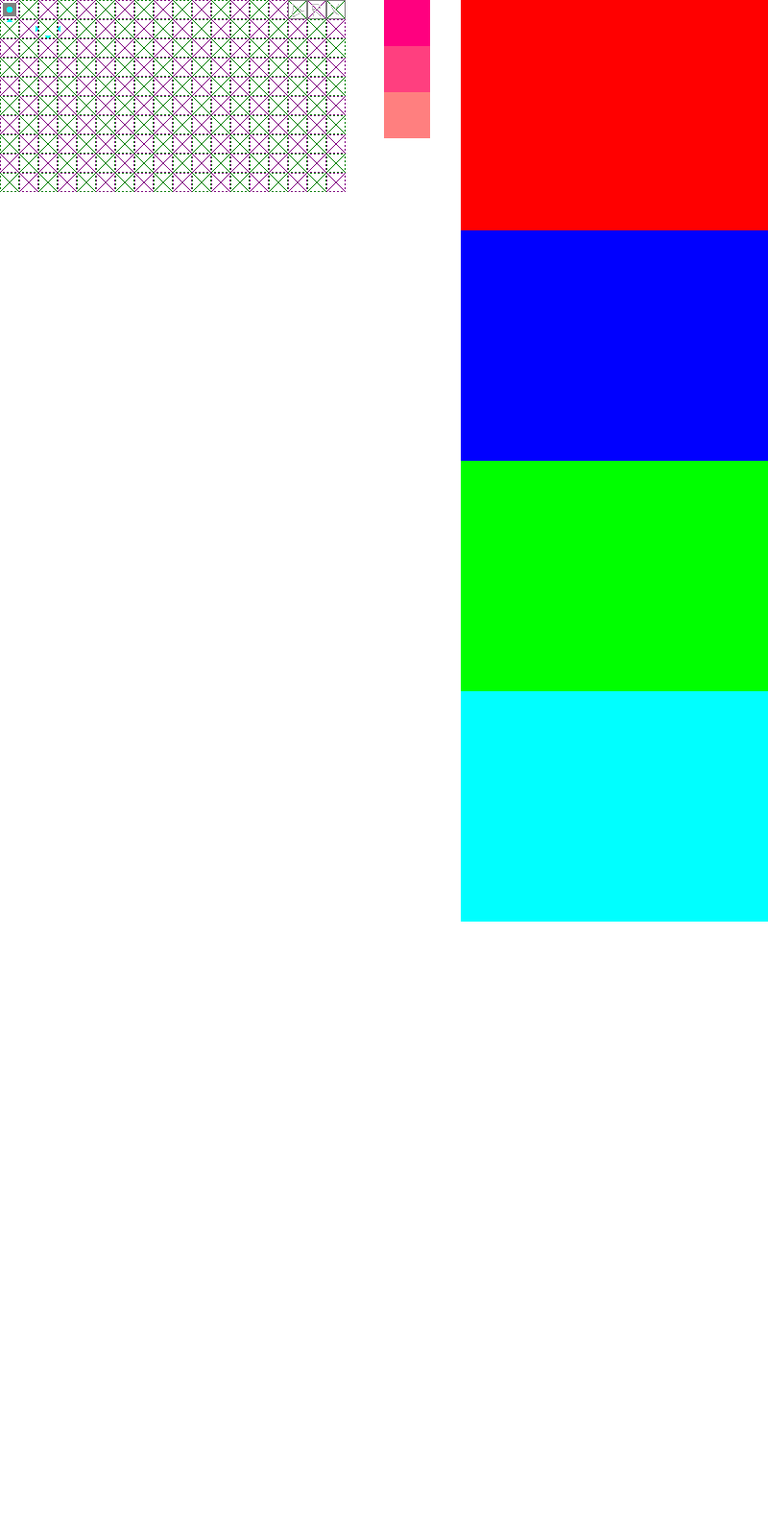
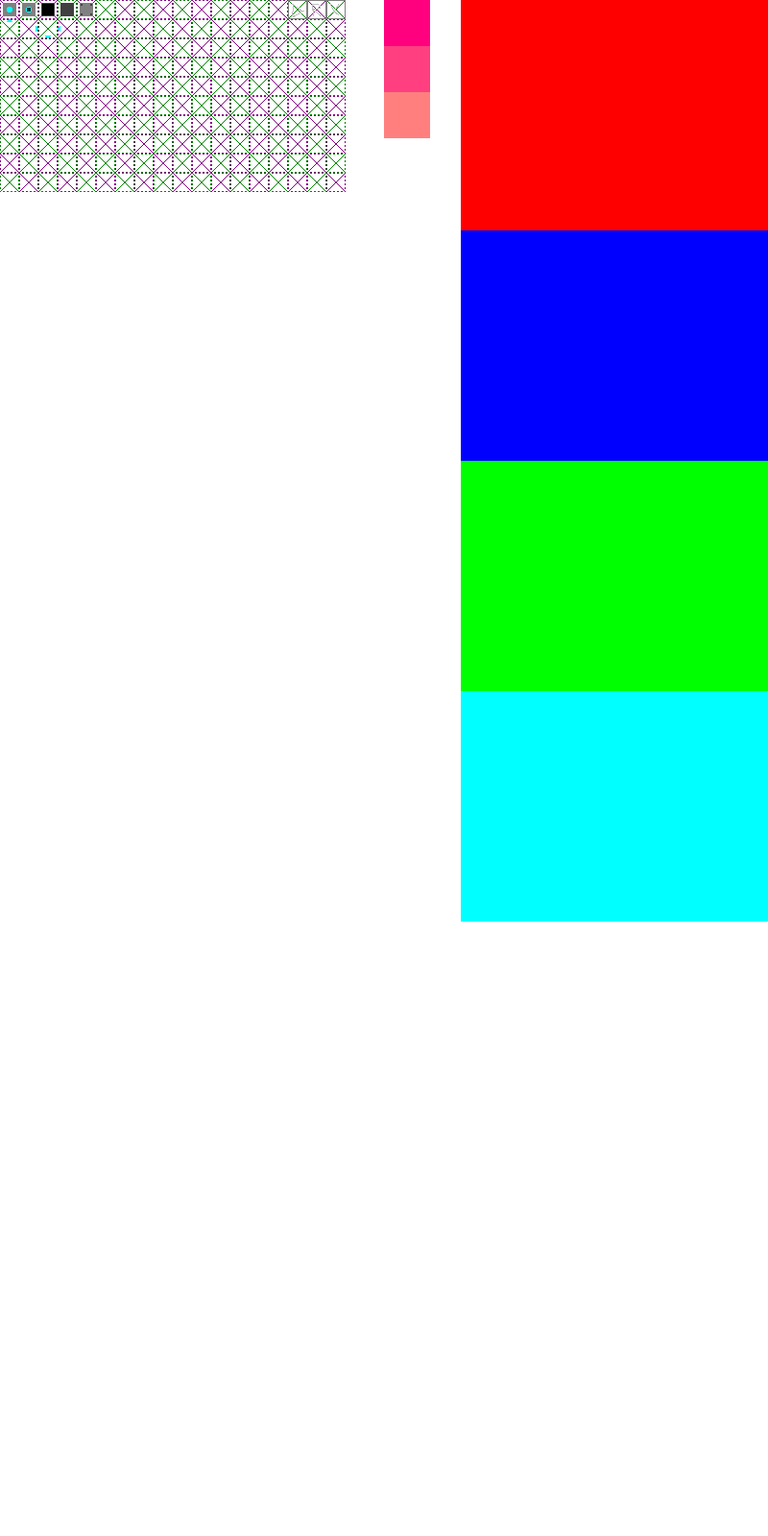
Comparing the layer stacks of the two 768 x 1536 images. Changes:
painted on "stuff" over [22, 2, 94, 17]
